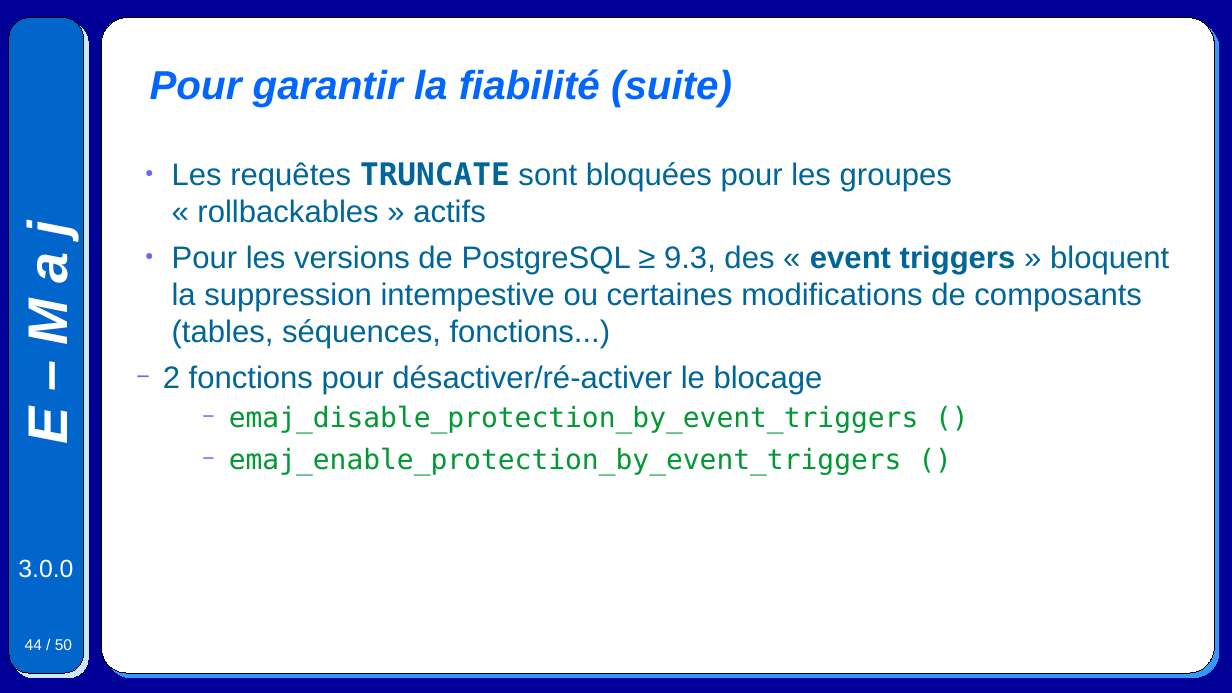
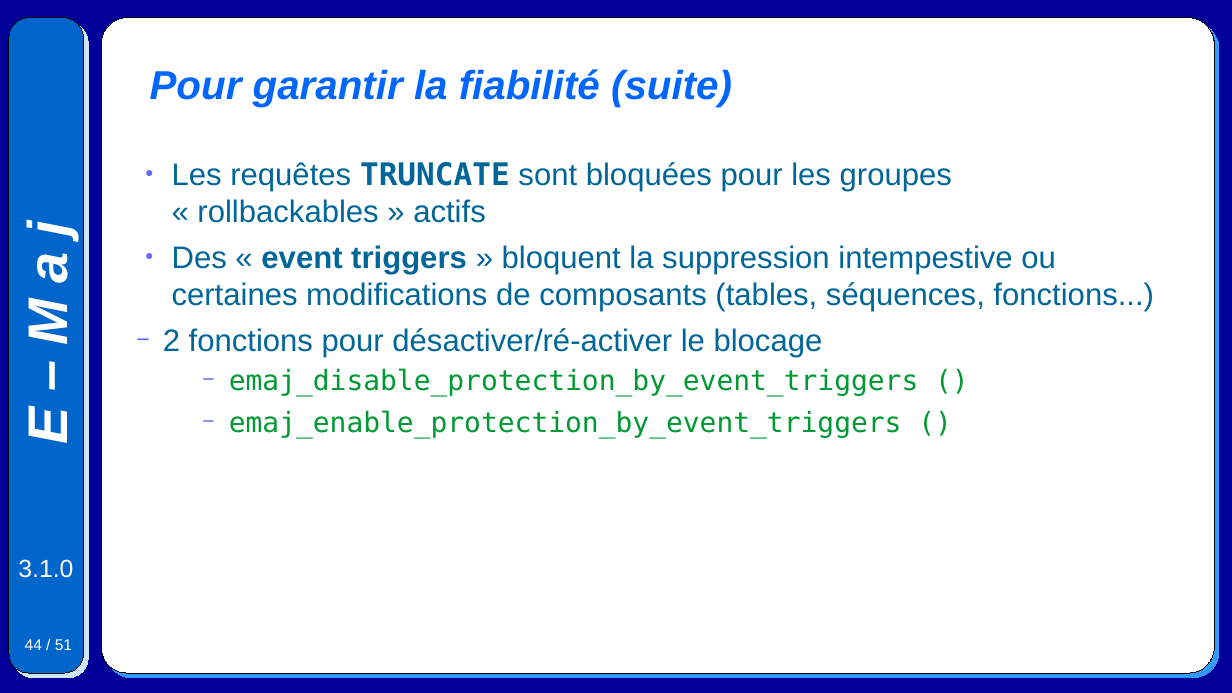
Before and after one commit to beaud76/emaj_doc, a slide deck: slide 44 of Emaj.devel_pres_fr.odp. Drawn at 1232x693 pixels with LibreOffice and Linux fonts; fonts in the diff are those of the drawing. Boxes give left, top, right and bottom in pixels: in the first picture for what was removed or moved away, otherwise in the second. Text is boxed around its words. In the diff, an @@ line names an element or a change of style, - is before the commit and + after.

```diff
--- a/Emaj.devel_pres_fr.odp
+++ b/Emaj.devel_pres_fr.odp
@@ text at [172, 245, 1154, 312]: text changed @@
-● Pour les versions de PostgreSQL ≥ 9.3, des « event triggers » bloquent la suppression intempestive ou certaines modifications de composants (tables, séquences, fonctions...)
+● Des « event triggers » bloquent la suppression intempestive ou certaines modifications de composants (tables, séquences, fonctions...)
@@ text at [18, 559, 73, 578]: text changed @@
-3.0.0
+3.1.0
@@ page number at [25, 639, 72, 650]: text changed @@
-44 / 50
+44 / 51
```
Also in this commit, not shown: 49 other slides changed, 1 slide added, 6 other files.
